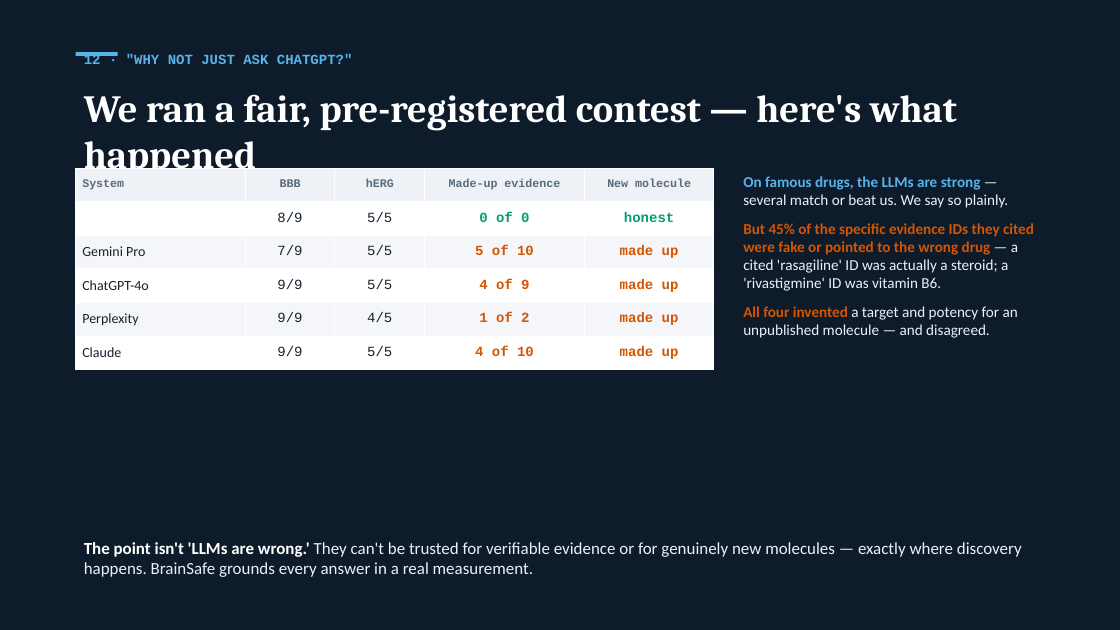
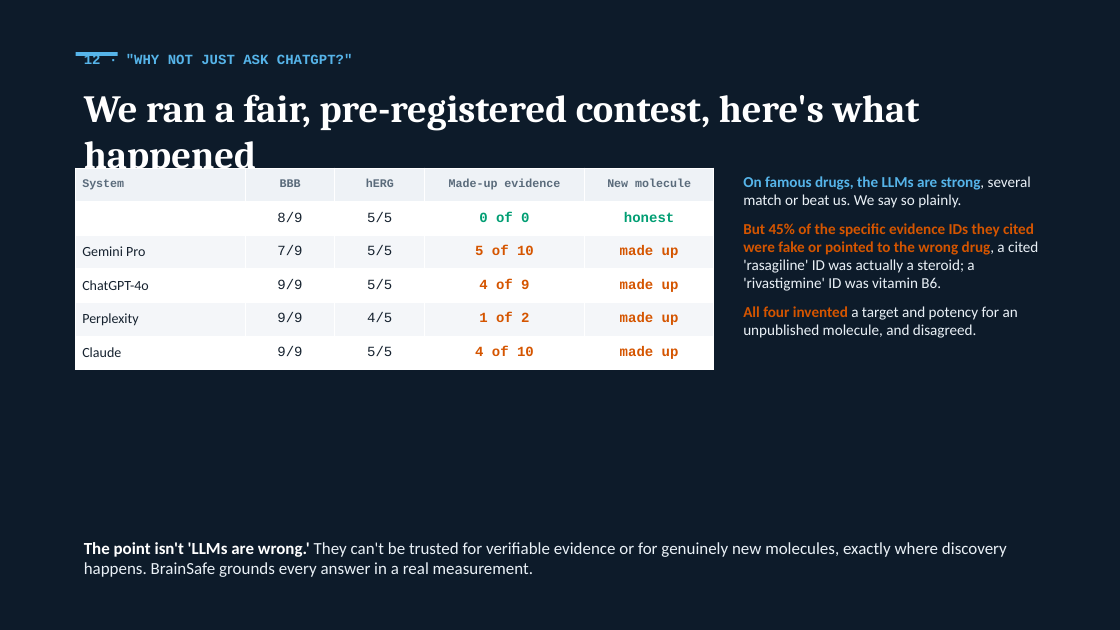
Before and after one commit to krishna-g-999/brainsafe-ai, a slide deck: slide 13 of BrainSafe_AI_Presentation.pptx. Drawn at 1120x630 pixels with LibreOffice and Linux fonts; fonts in the diff are those of the drawing. Boxes give left, top, right and bottom in pixels: in the first picture for what was removed or moved away, otherwise in the second. Text is boxed around its words. In the diff, an @@ line names an element or a change of style, - is before the commit and + after.

```diff
--- a/BrainSafe_AI_Presentation.pptx
+++ b/BrainSafe_AI_Presentation.pptx
@@ text at box(84, 94, 920, 177): text changed @@
-We ran a fair, pre-registered contest — here's what happened
+We ran a fair, pre-registered contest, here's what happened
@@ text at box(743, 176, 1038, 338): text changed @@
-On famous drugs, the LLMs are strong — several match or beat us. We say so plainly.
-But 45% of the specific evidence IDs they cited were fake or pointed to the wrong drug — a cited 'rasagiline' ID was actually a steroid; a 'rivastigmine' ID was vitamin B6.
-All four invented a target and potency for an unpublished molecule — and disagreed.
+On famous drugs, the LLMs are strong, several match or beat us. We say so plainly.
+But 45% of the specific evidence IDs they cited were fake or pointed to the wrong drug, a cited 'rasagiline' ID was actually a steroid; a 'rivastigmine' ID was vitamin B6.
+All four invented a target and potency for an unpublished molecule, and disagreed.
@@ text at box(84, 542, 1007, 577): text changed @@
-The point isn't 'LLMs are wrong.' They can't be trusted for verifiable evidence or for genuinely new molecules — exactly where discovery happens. BrainSafe grounds every answer in a real measurement.
+The point isn't 'LLMs are wrong.' They can't be trusted for verifiable evidence or for genuinely new molecules, exactly where discovery happens. BrainSafe grounds every answer in a real measurement.
```
Also in this commit, not shown: 15 other slides changed, 19 other files.
